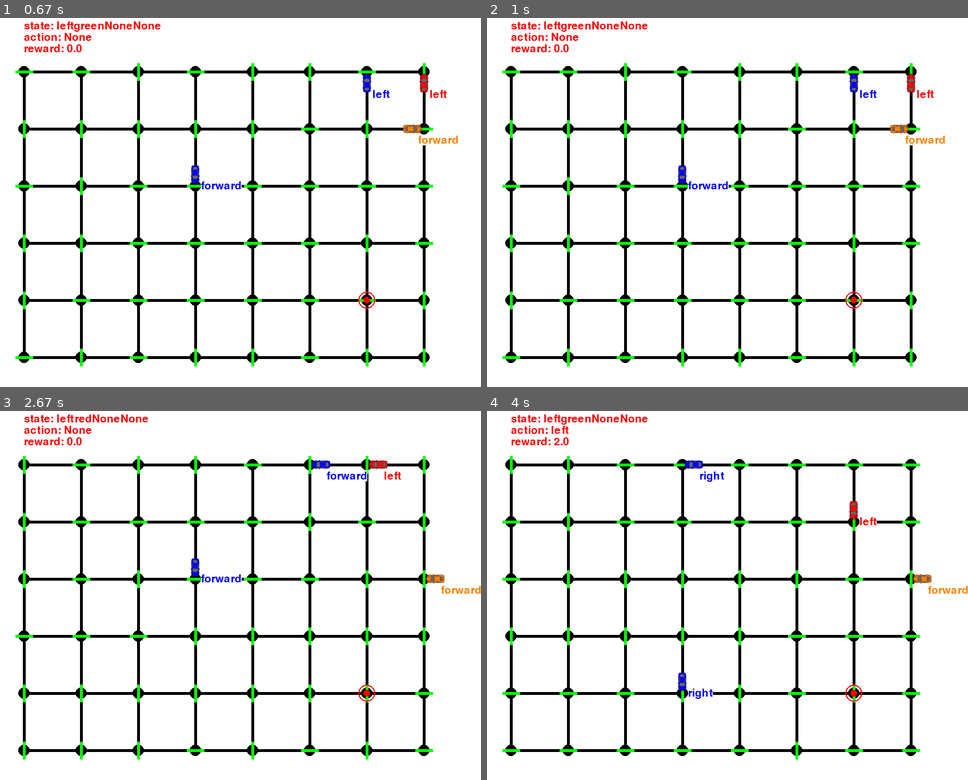
Above: before the commit, frames 1-4 (two rows, left to right).
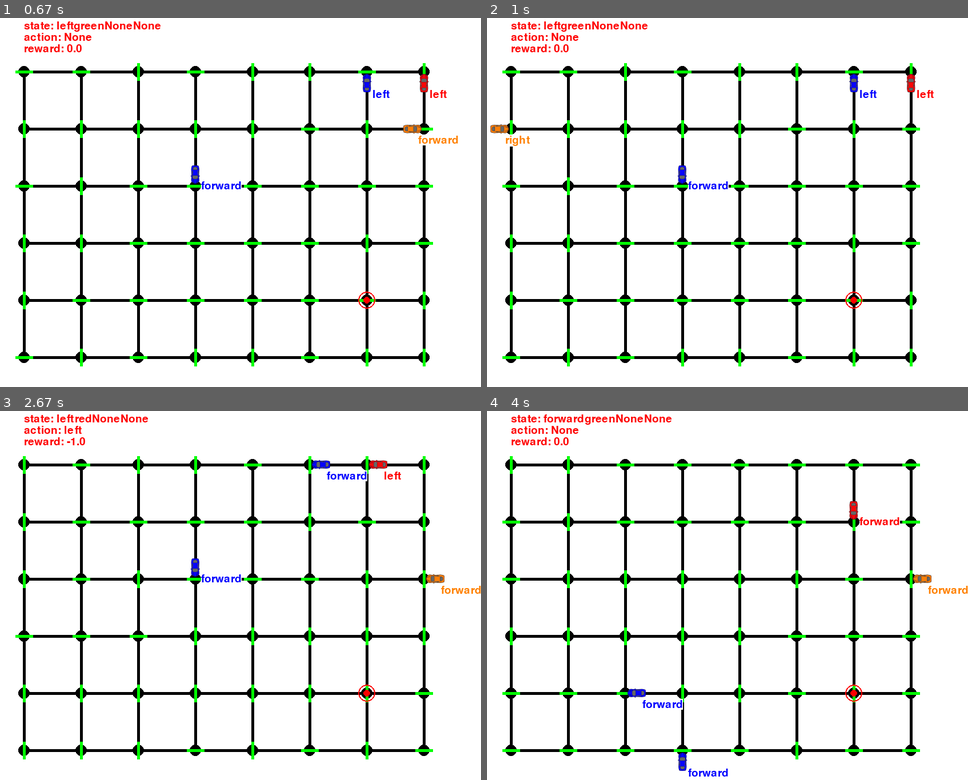
Above: after the commit, the same moments.

Repository: Fujiki-Nakamura/MLND
Game: pygame game, started from smartcab/smartcab/agent.py
Same seed, same stepped clock (60 frames per second), same inputs: the game is played once before the commit and once after it. The source is Python 2; it was converted automatically to run under Python 3.
Inputs:
- Up to frame 1 (0.67 s): no input
- Up to frame 2 (1 s): no input
- Up to frame 3 (2.67 s): no input
- Up to frame 4 (4 s): no input

Frame 1 is identical in both runs. In frame 2, 0.3% of the frame differs, in the area x 0-96%, y 28-35%; in frame 3, 0.1%; in frame 4, 1.2%, in the area x 11-86%, y 0-100%.

Commit message:
[WIP] training my smartcab (parameters not tuned)

Diff:
--- a/smartcab/smartcab/agent.py
+++ b/smartcab/smartcab/agent.py
@@ -16,11 +16,13 @@
         self.alpha = 0.5
         self.gamma = 0.9
         self.epsilon = 0.5
-        self.Q_hat = defaultdict(dict)
+        self.Q_table = defaultdict(dict)
+        self.cumulative_reward = 0
 
     def reset(self, destination=None):
         self.planner.route_to(destination)
         # TODO: Prepare for a new trip; reset any variables here, if required
+        self.cumulative_reward = 0
 
     def update(self, t):
         # Gather inputs
@@ -29,17 +31,16 @@
         deadline = self.env.get_deadline(self)
 
         # TODO: Update state
-        self.state = self.next_waypoint if self.next_waypoint else 'None'
-        self.state += inputs['light'] if inputs['light'] else 'None'
-        self.state += inputs['oncoming'] if inputs['oncoming'] else 'None'
-        # self.state += inputs['right'] if inputs['right'] else 'None'
-        self.state += inputs['left'] if inputs['left'] else 'None'
+        self.state = self.update_state(self.next_waypoint,
+                                       inputs['light'],
+                                       inputs['oncoming'],
+                                       inputs['left'])
 
         # TODO: Select action according to your policy
         if random.random() < self.epsilon:  # exploit
-            if self.Q_hat.has_key(self.state):  # encountered this state previously
+            if self.Q_table.has_key(self.state):  # encountered this state previously
                 # select an action which maximize the Q value
-                actions = self.Q_hat[self.state]
+                actions = self.Q_table[self.state]
                 try:
                     action = max(actions, key=actions.get)
                 except ValueError:  # when there is no action corresponding to the state
@@ -48,27 +49,38 @@
                 # never encountered this state before
                 action = random.choice((None, 'forward', 'left', 'right'))
                 # initialize the Q value of the state and the action with a certain value
-                # self.Q_hat[self.state][action] = 0.5
+                # self.Q_table[self.state][action] = 0.5
         else:  # explore
             action = random.choice((None, 'forward', 'left', 'right'))
 
         # Execute action and get reward
         reward = self.env.act(self, action)
+        self.cumulative_reward += reward
 
         # next state
+        next_waypoint_prime = self.planner.next_waypoint()
         inputs_prime = self.env.sense(self)
-        state_prime = inputs_prime['light']
-        state_prime = state_prime + inputs_prime['oncoming'] if inputs_prime['oncoming'] else ''
-        state_prime = state_prime + inputs_prime['right'] if inputs_prime['right'] else ''
-        state_prime = state_prime + inputs_prime['left'] if inputs_prime['left'] else ''
+        state_prime = self.update_state(next_waypoint_prime,
+                                        inputs_prime['light'],
+                                        inputs_prime['oncoming'],
+                                        inputs_prime['left'])
 
         # TODO: Learn policy based on state, action, reward
-        action_prime_values = self.Q_hat[state_prime].values() if self.Q_hat[state_prime].values() else [0]
-        self.Q_hat[self.state][action] = (1 - self.alpha) * self.Q_hat[self.state].get(action, 0) \
+        action_prime_values = self.Q_table[state_prime].values() if self.Q_table[state_prime].values() else [0]
+        self.Q_table[self.state][action] = (1 - self.alpha) * self.Q_table[self.state].get(action, 0) \
                                        + self.alpha * (reward + self.gamma * max(action_prime_values))
 
-        print "LearningAgent.update(): deadline = {}, inputs = {}, action = {}, reward = {}".format(deadline, inputs, action, reward)  # [debug]
-        print self.Q_hat
+        print "LearningAgent.update(): deadline = {}, inputs = {}, action = {}, reward = {}, cumulative_reward = {}".format(deadline, inputs, action, reward, self.cumulative_reward)  # [debug]
+        # print self.Q_table [debug]
+        print self.state
+        print state_prime
+
+    def update_state(self, *args):
+        state = ''
+        for arg in args:
+            state += arg if arg else 'None'
+        return state
+
 
 def run():
     """Run the agent for a finite number of trials."""
@@ -80,7 +92,7 @@
     # NOTE: You can set enforce_deadline=False while debugging to allow longer trials
 
     # Now simulate it
-    sim = Simulator(e, update_delay=0.5, display=True)  # create simulator (uses pygame when display=True, if available)
+    sim = Simulator(e, update_delay=0.3, display=True)  # create simulator (uses pygame when display=True, if available)
     # NOTE: To speed up simulation, reduce update_delay and/or set display=False
 
     sim.run(n_trials=100)  # run for a specified number of trials
